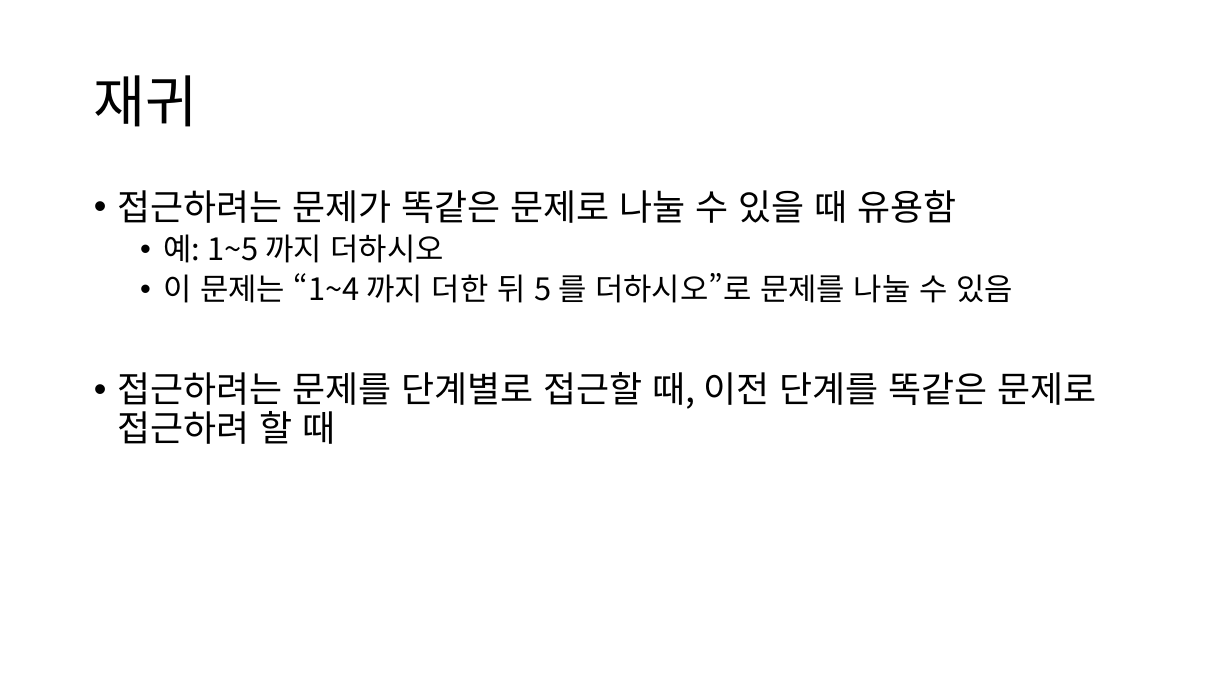
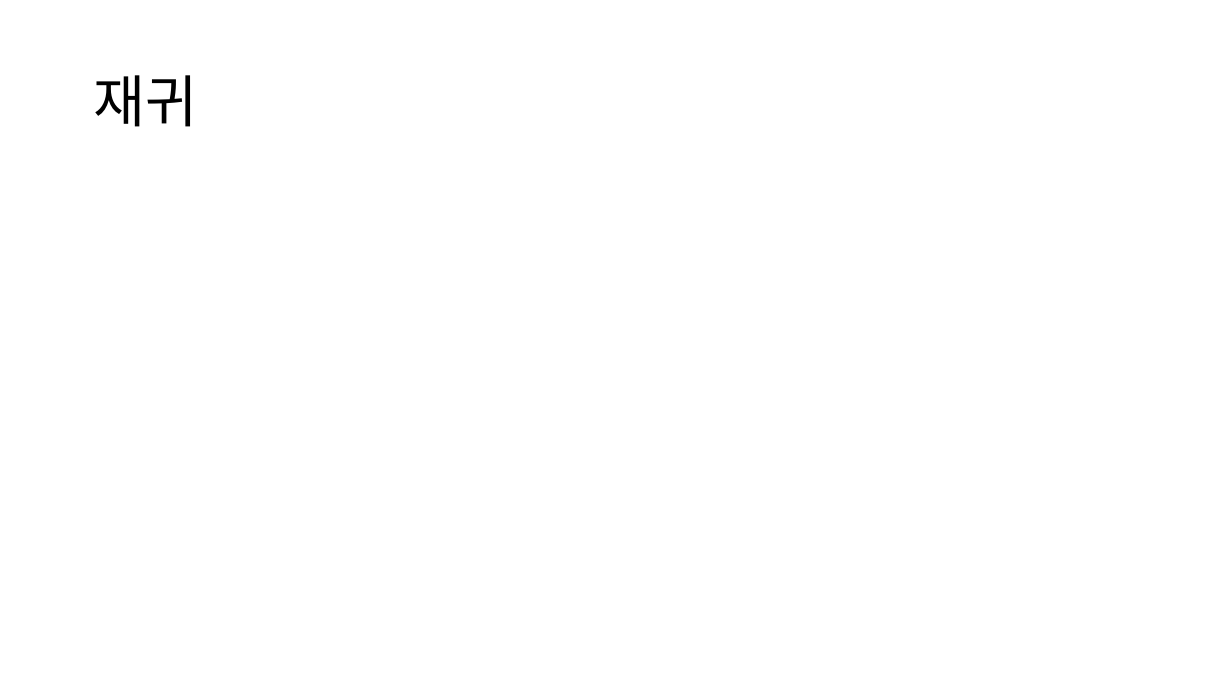
Before and after one commit to Cappucciyes/ICTS-Study-2025-02, a slide deck: slide 3 of 자구&알고 스터디 2주차.pptx (slide 4 before the commit). Drawn at 1232x693 pixels with LibreOffice and Linux fonts; fonts in the diff are those of the drawing; grey boxes stand for pictures. Boxes give left, top, right and bottom in pixels: in the first picture for what was removed or moved away, otherwise in the second. Text is boxed around its words. In the diff, an @@ line names an element or a change of style, - is before the commit and + after.

```diff
--- a/자구&알고 스터디 2주차.pptx
+++ b/자구&알고 스터디 2주차.pptx
@@ text removed at bbox=[117, 190, 1097, 444] @@
-• 접근하려는 문제가 똑같은 문제로 나눌 수 있을 때 유용함
-  • 예: 1~5 까지 더하시오
-  • 이 문제는 “1~4 까지 더한 뒤 5 를 더하시오”로 문제를 나눌 수 있음
-• 접근하려는 문제를 단계별로 접근할 때, 이전 단계를 똑같은 문제로 접근하려 할 때
```
Also in this commit, not shown: 4 other slides changed, 6 slides added, 1 slide removed, 4 other files.
